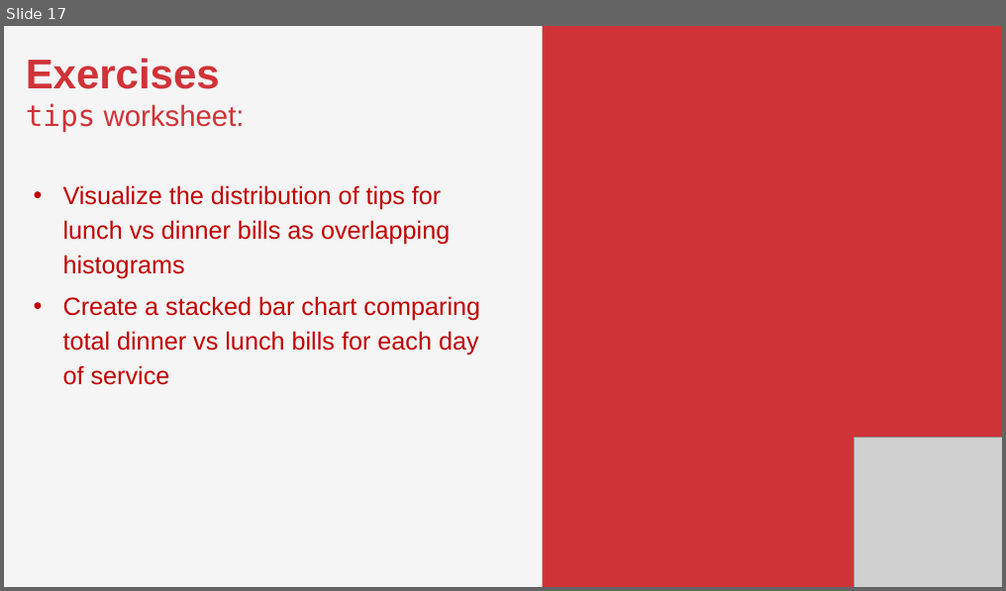
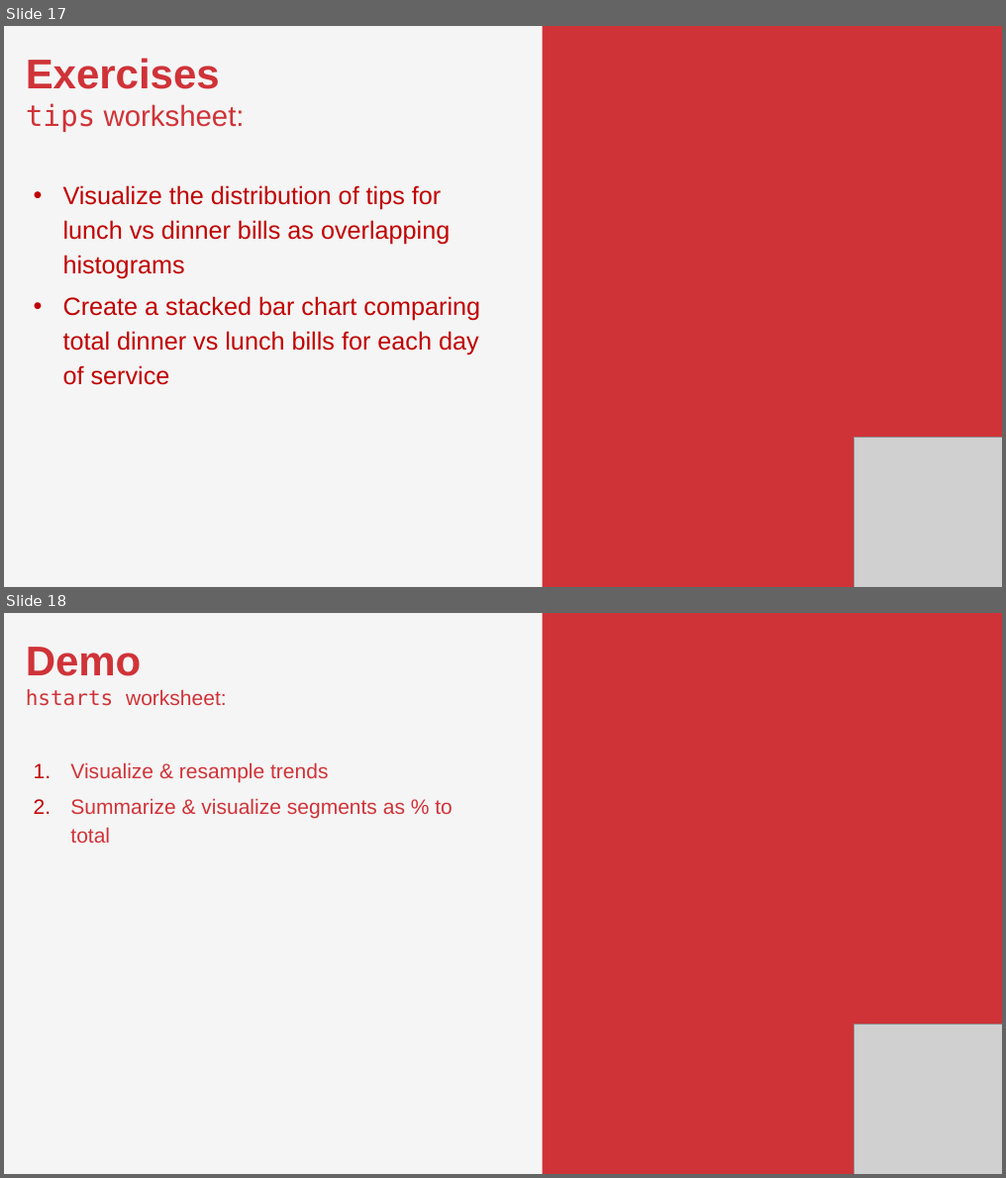
Before and after one commit to stringfestdata/pivot-table-dashboards-reports, a slide deck: pivot-table-dashboards-reports.pptx. Shown one above the other, each under a label of ours: slide 17 before the commit, slides 17 and 18 after it. The pictures are 1006x591 and 1006x1178 pixels, drawn with LibreOffice and Linux fonts; fonts in the diff are those of the drawing; grey boxes stand for pictures. Boxes give left, top, right and bottom in pixels: in the first picture for what was removed or moved away, otherwise in the second. Text is boxed around its words. In the diff, an @@ line names an element or a change of style, - is before the commit and + after.

```diff
--- a/pivot-table-dashboards-reports.pptx
+++ b/pivot-table-dashboards-reports.pptx
@@ slide 18 added at (4,613,1002,1174), background #F5F5F5 @@
@@ rectangle added at (543,613,1002,1174), fill #CF3338 @@
@@ text added at (26,647,452,819), 20 pt, text #CF3338 @@
+Demo
+hstarts worksheet:
+1. Visualize & resample trends
+2. Summarize & visualize segments as % to total
@@ picture added at (854,1025,1002,1174) @@
```
Also in this commit, not shown: 3 slides changed, 3 other slides added, 1 slide removed, 47 other files.
